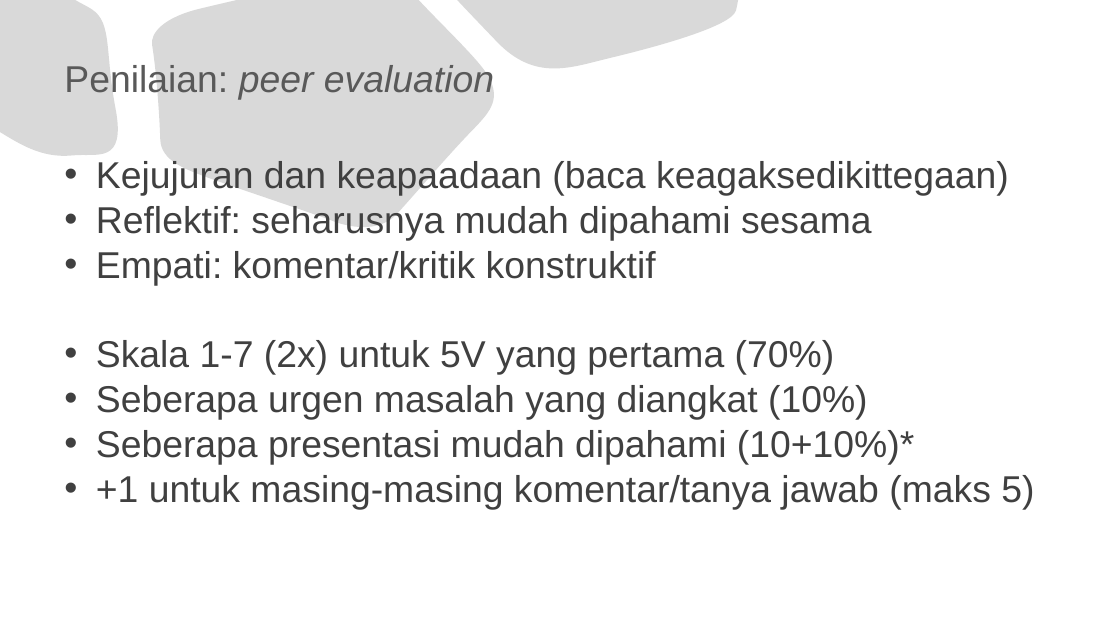
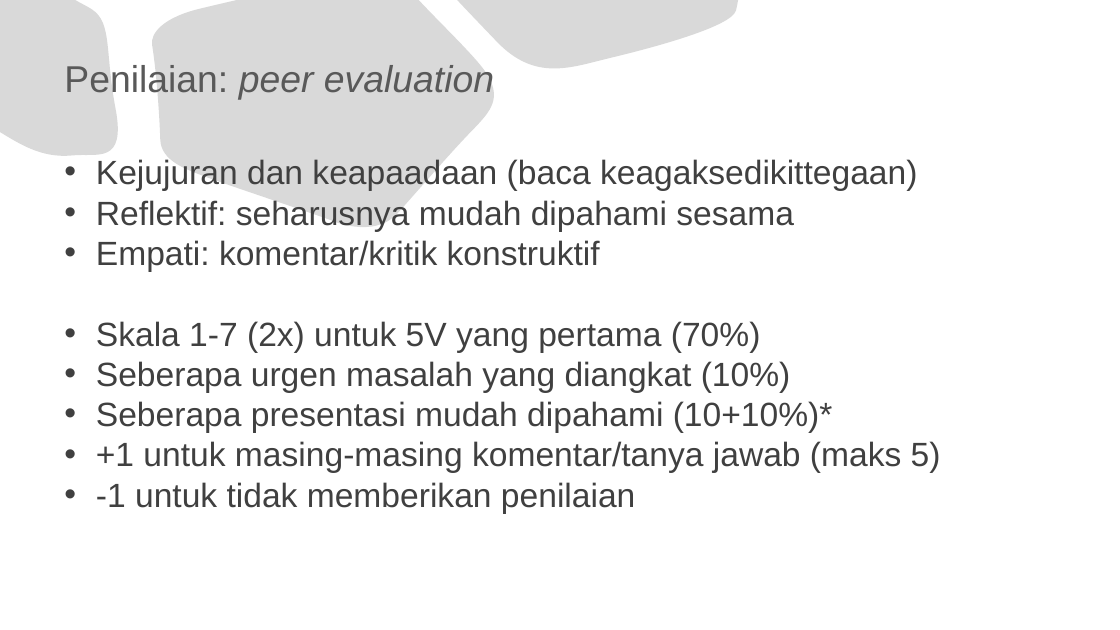
Before and after one commit to jendralhxr/bigdata, a slide deck: slide 8 of rubrikETS.pptx. Drawn at 1120x630 pixels with LibreOffice and Linux fonts; fonts in the diff are those of the drawing. Boxes give left, top, right and bottom in pixels: in the first picture for what was removed or moved away, otherwise in the second. Text is boxed around its words. In the diff, an @@ line names an element or a change of style, - is before the commit and + after.

Commit message:
penalti tidak memberi penilaian

```diff
--- a/rubrikETS.pptx
+++ b/rubrikETS.pptx
@@ text at <box>96,159,941,473</box>: size 32 to 28.8 pt in "Kejujuran dan keapaadaan (baca keagaksedikittegaan)", "Reflektif: seharusnya mudah dipahami sesama", "Empati: komentar/kritik konstruktif", "Skala 1-7 (2x) untuk 5V yang pertama ..." and 3 more places @@
@@ text at <box>96,482,635,513</box>: paragraph added @@
+• -1 untuk tidak memberikan penilaian
```
